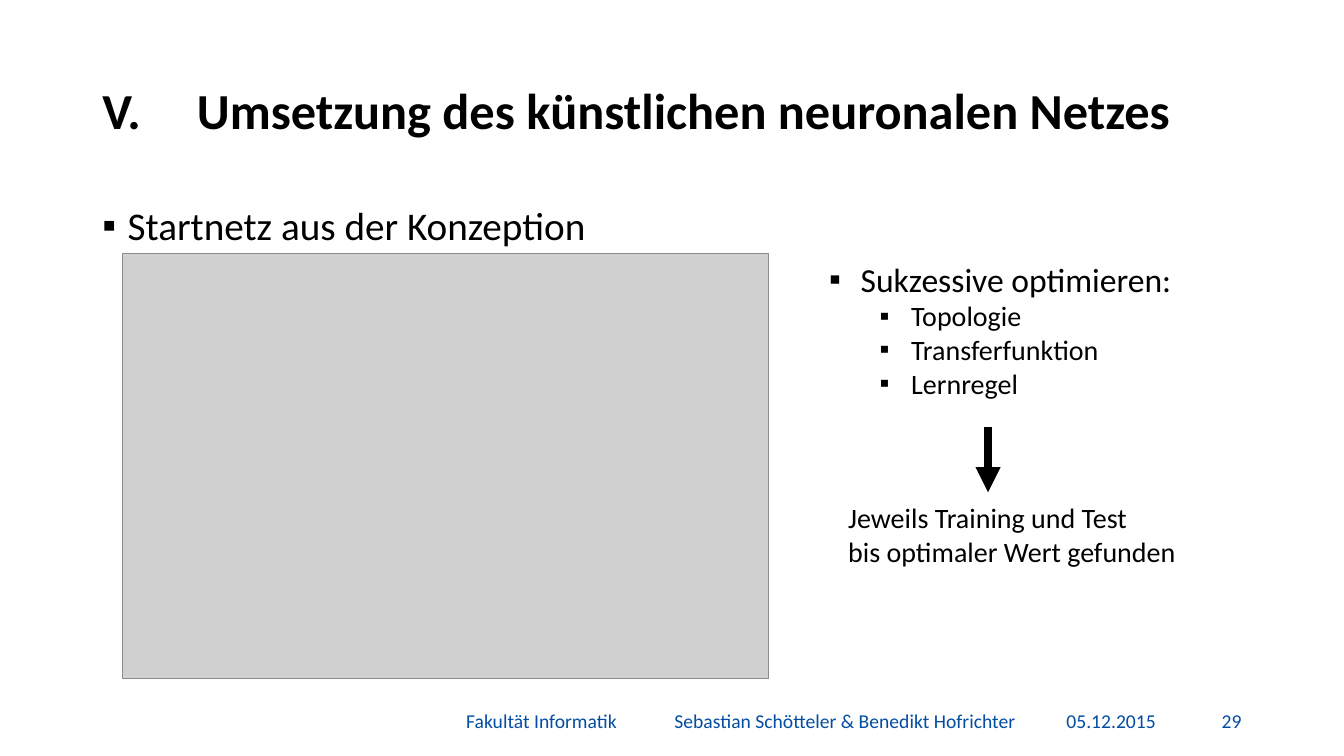
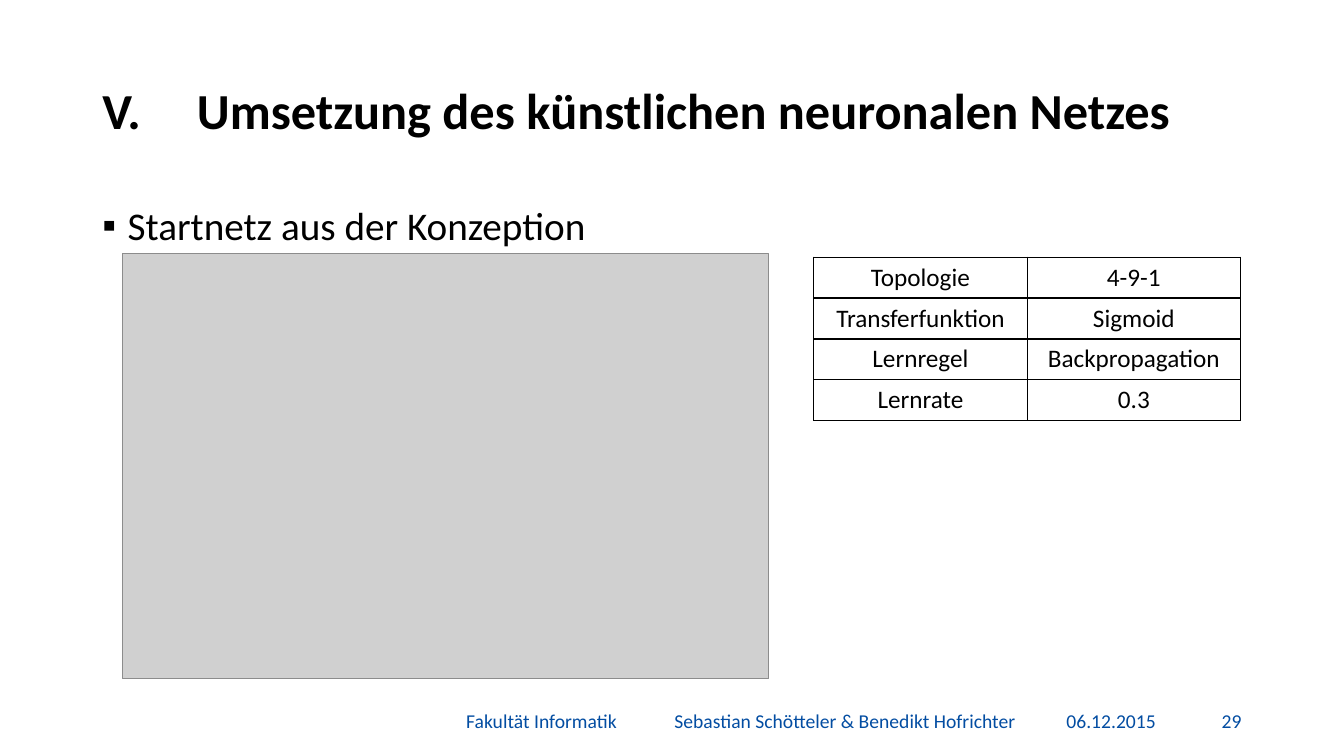
Before and after one commit to BenediktGitGit/soco15, a slide deck: slide 30 of 3b) Vortrag/Präsentation.pptx. Drawn at 1344x756 pixels with LibreOffice and Linux fonts; fonts in the diff are those of the drawing; grey boxes stand for pictures; background and template pictures are left out. Boxes give left, top, right and bottom in pixels: in the first picture for what was removed or moved away, otherwise in the second. Text is boxed around its words. In the diff, an @@ line names an element or a change of style, - is before the commit and + after.

```diff
--- a/3b) Vortrag/Präsentation.pptx
+++ b/3b) Vortrag/Präsentation.pptx
@@ table added at box(814, 257, 1241, 420), 4 rows, 2 columns @@
+Topologie | 4-9-1
+Transferfunktion | Sigmoid
+Lernregel | Backpropagation
+Lernrate | 0.3
@@ text removed at box(848, 268, 1175, 567) @@
-▪ Sukzessive optimieren:
-  ▪ Topologie
-  ▪ Transferfunktion
-  ▪ Lernregel
-Jeweils Training und Test
-bis optimaler Wert gefunden
@@ arrow removed from (988, 426) to (988, 492) @@
@@ text at box(1066, 714, 1155, 728): text changed @@
-05.12.2015
+06.12.2015
```
Also in this commit, not shown: 42 other slides changed, 2 slides added, 3 other files.
